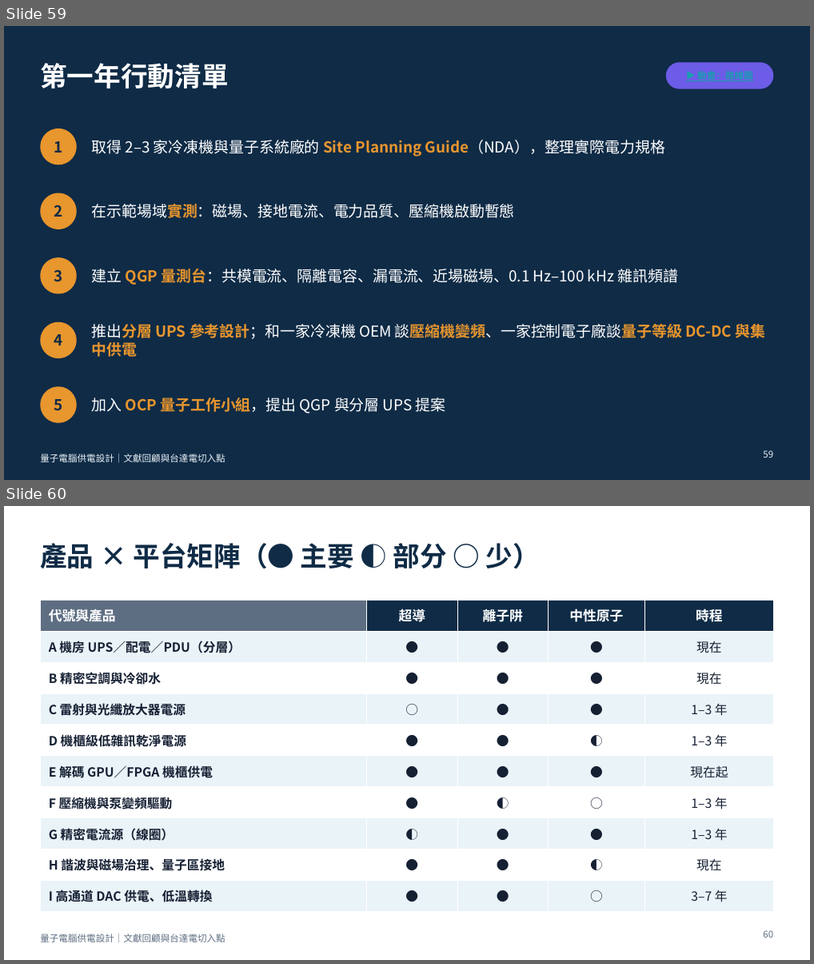
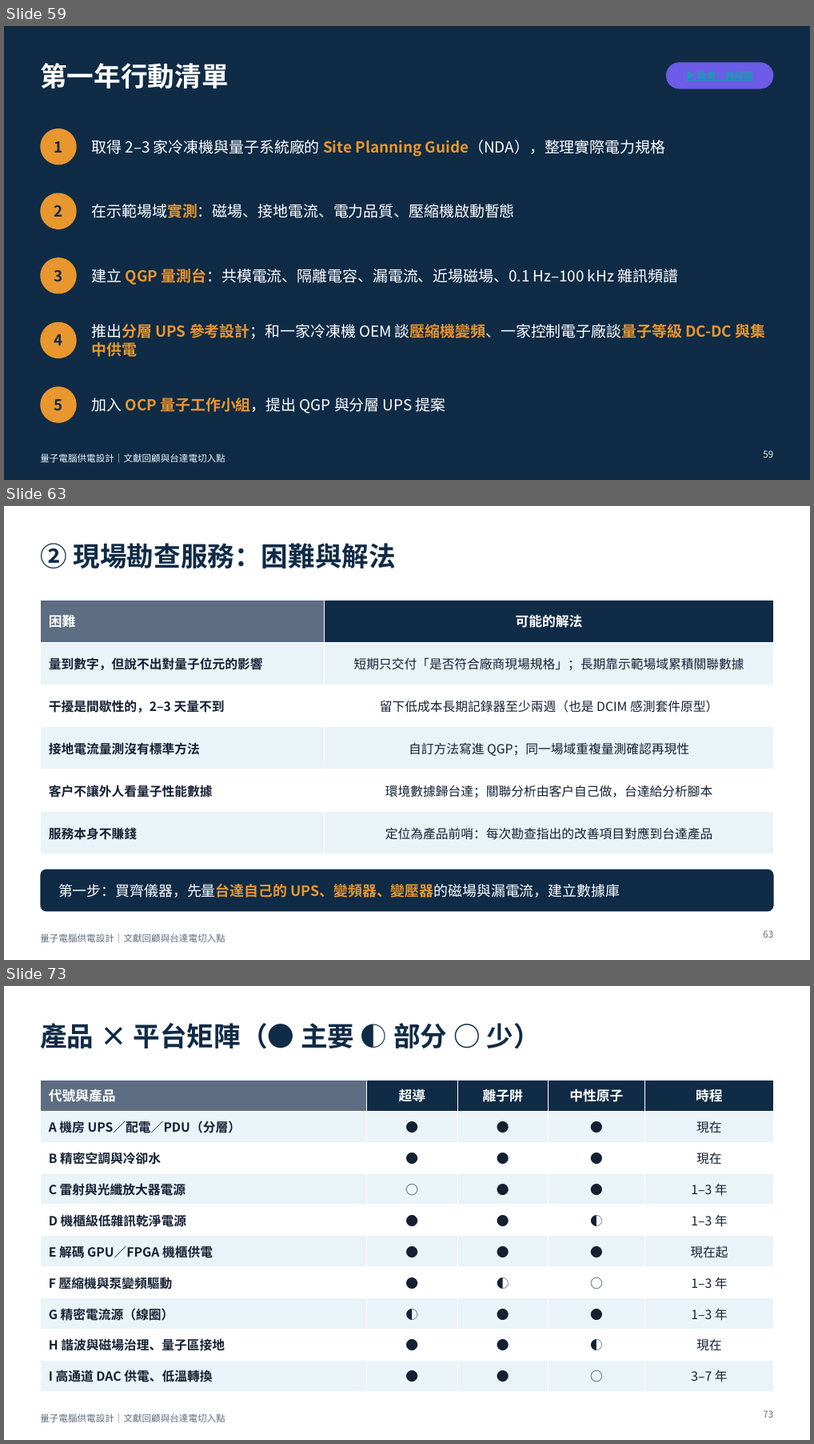
Before and after one commit to pcpcchen-coder/QuantumComputing, a slide deck: slides/output/qc-power-supply-delta.pptx. Shown one above the other, each under a label of ours: slides 59 and 60 before the commit, slides 59, 63 and 73 after it; the slides between them are not shown. The pictures are 814x964 and 814x1444 pixels, drawn with LibreOffice and Linux fonts; fonts in the diff are those of the drawing. Boxes give left, top, right and bottom in pixels: in the first picture for what was removed or moved away, otherwise in the second. Text is boxed around its words. In the diff, an @@ line names an element or a change of style, - is before the commit and + after.

```diff
--- a/slides/output/qc-power-supply-delta.pptx
+++ b/slides/output/qc-power-supply-delta.pptx
@@ slide 63 added at (x1=4, y1=506, x2=810, y2=960), background #FFFFFF; not listed: 1 template element that a slide beside it also shows @@
@@ title added at (x1=40, y1=543, x2=396, y2=568), 32 pt, text #0F2B46, bold @@
+② 現場勘查服務：困難與解法
@@ table added at (x1=40, y1=600, x2=774, y2=843), 6 rows, 2 columns @@
+困難 | 可能的解法
+量到數字，但說不出對量子位元的影響 | 短期只交付「是否符合廠商現場規格」；長期靠示範場域累積關聯數據
+干擾是間歇性的，2–3 天量不到 | 留下低成本長期記錄器至少兩週（也是 DCIM 感測套件原型）
+接地電流量測沒有標準方法 | 自訂方法寫進 QGP；同一場域重複量測確認再現性
+客戶不讓外人看量子性能數據 | 環境數據歸台達；關聯分析由客戶自己做，台達給分析腳本
+服務本身不賺錢 | 定位為產品前哨：每次勘查指出的改善項目對應到台達產品
@@ rounded rectangle added at (x1=40, y1=869, x2=774, y2=912), fill #0F2B46 @@
@@ text added at (x1=58, y1=883, x2=620, y2=897), 17 pt, text #FFFFFF @@
+第一步：買齊儀器，先量台達自己的 UPS、變頻器、變壓器的磁場與漏電流，建立數據庫
@@ page number added at (x1=763, y1=930, x2=774, y2=937), 11 pt, text #5E6E82 @@
+63
@@ what was slide 60 is now slide 73 @@
@@ page number at (x1=763, y1=1410, x2=774, y2=1417): text changed @@
-60
+73
```
Also in this commit, not shown: 12 other slides added, 5 other files.
